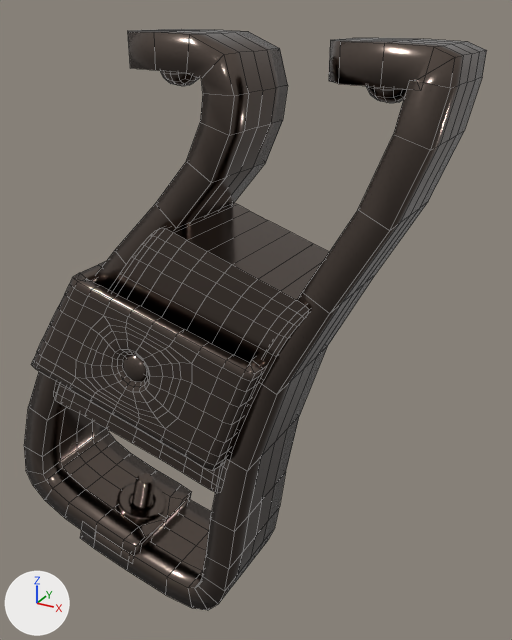
The FBX model Modular Weapon System/Assets/Models/grip_03.fbx: old version first, new version second.
Camera for both pictures: a 50 mm camera at (-3.615, -0.378, 0.797) aimed at (-3.838, 0.027, 0.595). Every picture has the same lights, and +X, +Y and +Z are marked at lower left. Mesh edges are drawn as thin lines on the coarser meshes. Where no turn or scale is listed for an object, it has been applied to the vertices.
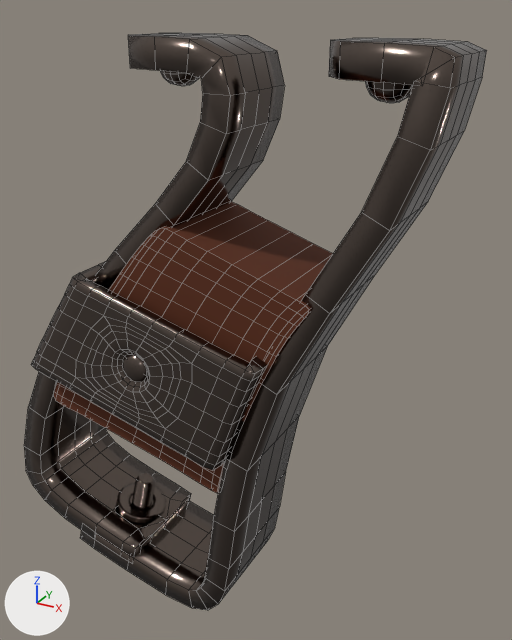
Changed parts and their boxes (x1, y1, x2, y2) in the pictures (512 x 640 px):
'Plane.055', reshaped, rescaled
    before: (24, 29, 487, 610)
    after: (24, 33, 487, 610)
'Plane.047', recoloured (grey to brown)
    both: (54, 202, 333, 493)

The change in detail:
Material 'Wood' (mat_wood) is new.
Its base color is (0.102, 0.0208, 0.00331) (brown #5a280b).
Its roughness is 0.824.
me_plane_068 has 338 vertices, 336 faces and spans x -0.076..0.134, y -0.039..0.039, z -0.082..0.103.
me_plane_068 no longer uses material mat_metal (brown #6e635b).
me_plane_068 now uses material mat_wood (brown #5a280b).
me_plane_023 is used by ob_plane_055; location (-3.7987, 0.0005, 0.7795); scale (0.999, 0.912, 0.999).
me_plane_023 had 412 vertices, 408 faces and spanned x -0.221..0.097, y -0.044..0.044, z -0.407..0.006.
me_plane_023 now has 412 vertices, 408 faces and spans x -0.162..0.071, y -0.029..0.029, z -0.298..0.002.
me_plane_023 part 1: 412 of 412 vertices moved; they spanned x -0.221..0.097, y -0.044..0.044, z -0.407..0.006 and now span x -0.162..0.071, y -0.029..0.029, z -0.298..0.002; mean shift (0.019, 0.0, 0.057); largest move (-0.169, 0.043, -0.385) -> (-0.124, 0.029, -0.282).
Object 'Plane.055' (ob_plane_055) is rescaled from (0.999, 0.912, 0.999) to (1.36, 1.36, 1.36).
